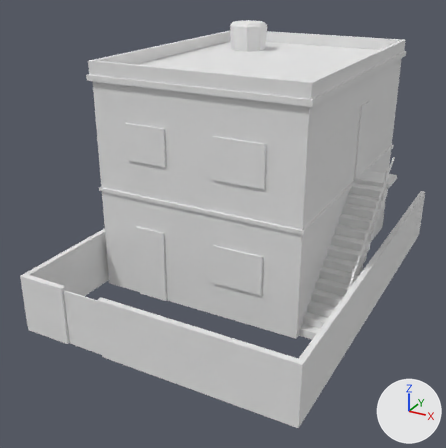
An edit to the glTF model godot/modelos/casas/sobrado_azul_com_escada.glb, drawn before and after from the same camera.
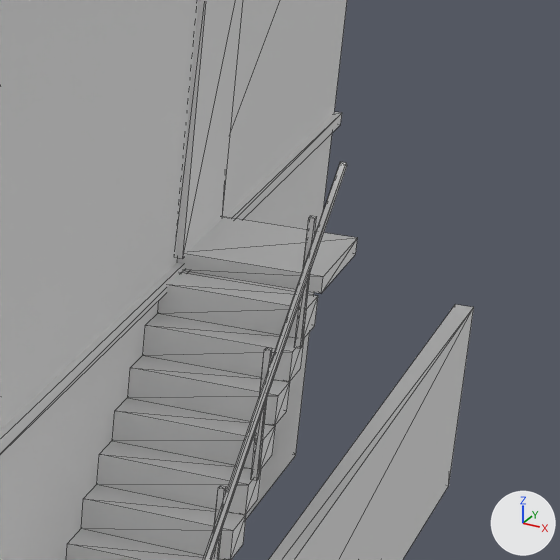
Each version is shown whole from a 50 mm lens placed at (7.78, -9.57, 9.03), pointed at (0.02, 4.53, 1.98), then close up on the part from 70% to 100% of the width and 26% to 56% of the height. Lighting does not change. The marker at lower right points along +X, +Y and +Z. The first two pictures are the older version. The close-ups show mesh edges as thin lines. Vertices at exactly the same position are counted once.

Names of what the first close-up shows: 'sobrado_azul_com_escada-col'.
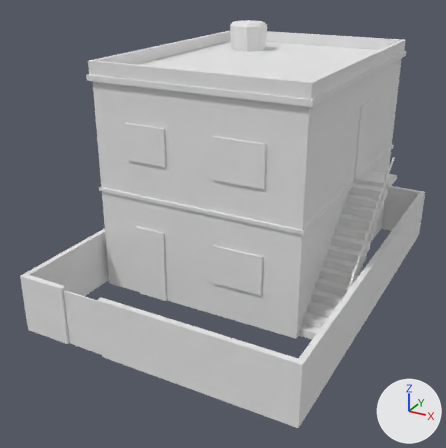
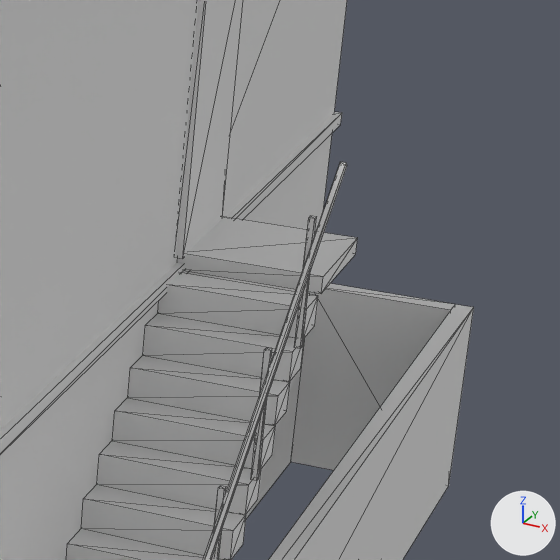
What differs and where, as boxes (x1, y1, x2, y2) in the close-ups (560 x 560 px):
part 1 of me_mesh_0, added
    after: (291, 283, 455, 470)

Edits to the bpy script that builds the scene:
```text
Change me_mesh_0:
    used by ob_sobrado_azul_com_escada_col; location = (0.0, 0.0, 0.0)
    remove me_mesh_0.from_pydata(...)  # 317 vertices, 486 faces; spans x -3.3..4.3, y 0.0..11.1, z 0.0..7.0
    add me_mesh_0.from_pydata(...)  # 327 vertices, 510 faces; spans x -3.3..4.3, y 0.0..11.1, z 0.0..7.0
    me_mesh_0 part 1
    4 vertices are added at (3.0, 11.0, 1.6), (3.0, 10.85, 1.6), (-3.0, 11.0, 1.6), (-3.0, 10.85, 1.6)
    6 new vertices lie (0.0, -0.15, 0.0) away from vertices in x -3.15..4.15, y 11.0, z 0.0..1.6
    24 new faces join them
```
